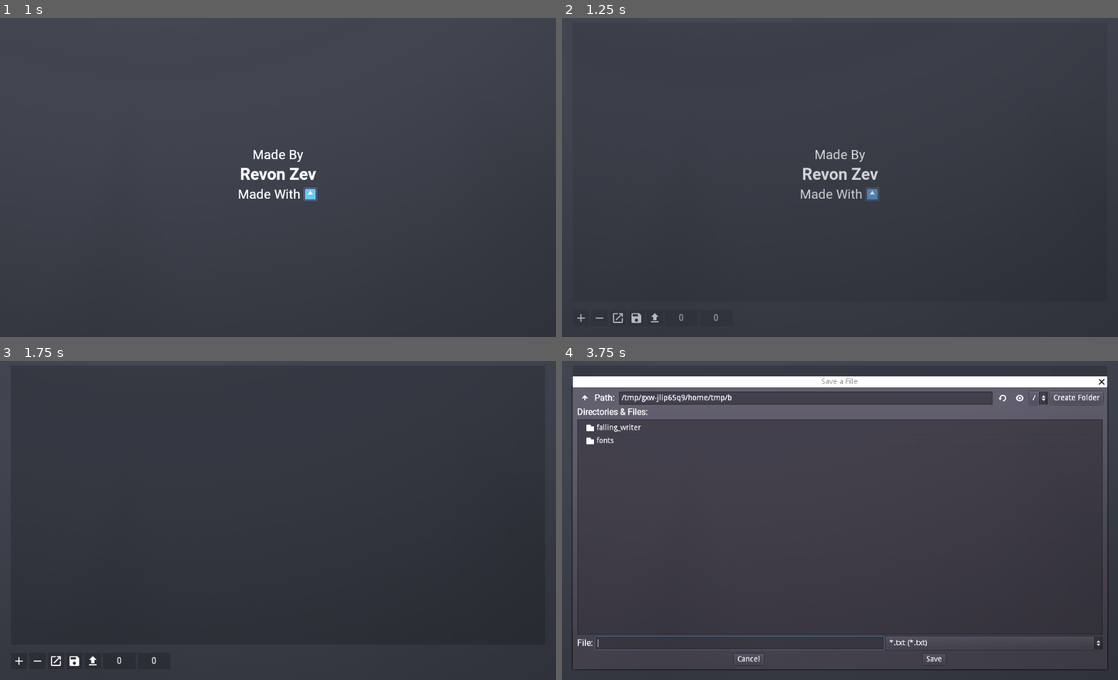
Above: before the commit, frames 1-4 (two rows, left to right).
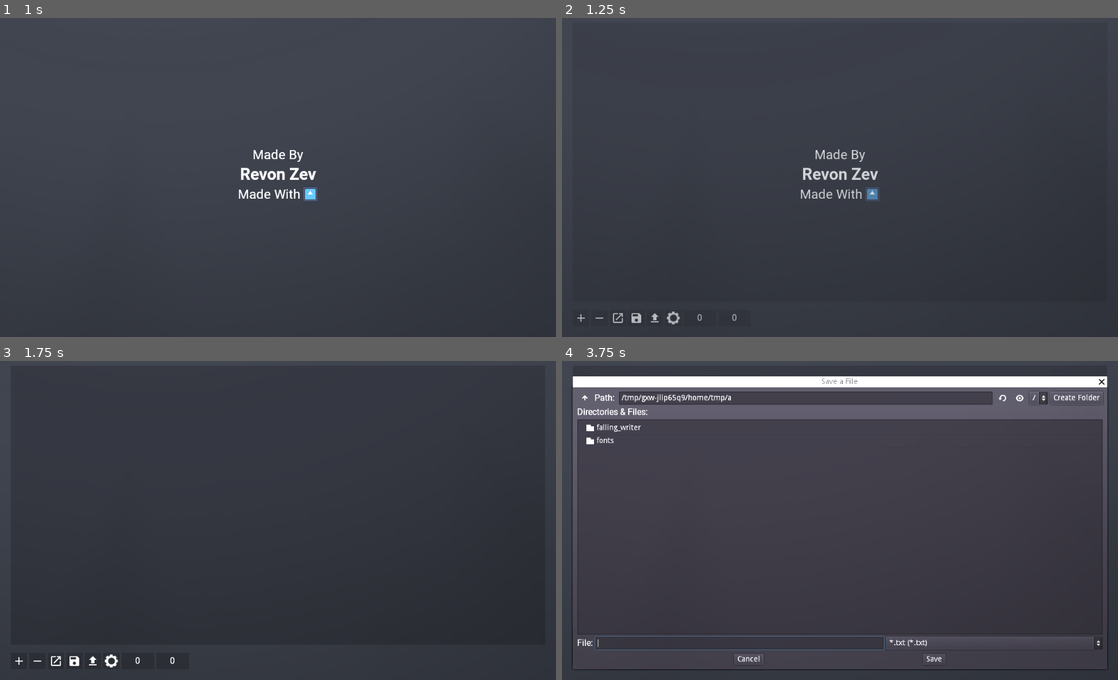
Above: after the commit, the same moments.

Repository: revonzev/falling-writer
Game: Godot game, scene res://falling_writer/windows/falling_writer.tscn
Same seed, same stepped clock (60 frames per second), same inputs: the game is played once before the commit and once after it. The engine's default icon, where the game draws it, is replaced by a stand-in: a white triangle on a blue panel in a dark square.
Inputs (mouse positions are in pixels of both pictures, inside the frame that each line leads up to):
- Up to frame 1 (1 s): click (278, 161) at 0.52 s; type "Alex" at 0.6 s
- Up to frame 2 (1.25 s): no input
- Up to frame 3 (1.75 s): tap Enter at 1.25 s; click (278, 504) at 1.42 s
- Up to frame 4 (3.75 s): tap Space at 2, 3.5 s; move the mouse to (578, 660) at 2.02 s; click (578, 660) at 2.17 s; tap Enter at 2.75 s; move the mouse to (600, 660) at 2.77 s; click (600, 660) at 2.92 s; move the mouse to (617, 660) at 3.52 s; click (617, 660) at 3.67 s

Frame 1 is identical in both runs. In frame 2, less than 0.1% of the frame differs, in the area x 18-32%, y 91-97%; in frame 3, 0.1%; in frame 4, less than 0.1%.

Commit message:
User settings menu

Diff:
--- /dev/null
+++ b/falling_writer/components/setting.tscn
@@ -0,0 +1,109 @@
+[gd_scene load_steps=4 format=2]
+
+[ext_resource path="res://fonts/Roboto-Regular.ttf" type="DynamicFontData" id=1]
+[ext_resource path="res://falling_writer/scripts/setting.gd" type="Script" id=2]
+
+[sub_resource type="DynamicFont" id=1]
+size = 20
+font_data = ExtResource( 1 )
+
+[node name="Setting" type="PanelContainer"]
+margin_top = 23.0
+margin_right = 984.0
+margin_bottom = 53.0
+script = ExtResource( 2 )
+
+[node name="MarginContainer" type="MarginContainer" parent="."]
+margin_left = 7.0
+margin_top = 7.0
+margin_right = 977.0
+margin_bottom = 37.0
+custom_constants/margin_left = 10
+
+[node name="HBoxContainer" type="HBoxContainer" parent="MarginContainer"]
+margin_left = 10.0
+margin_right = 970.0
+margin_bottom = 30.0
+rect_min_size = Vector2( 0, 30 )
+
+[node name="KeyLabel" type="Label" parent="MarginContainer/HBoxContainer"]
+unique_name_in_owner = true
+margin_top = 8.0
+margin_right = 478.0
+margin_bottom = 22.0
+size_flags_horizontal = 3
+text = "NULL"
+
+[node name="Value" type="HBoxContainer" parent="MarginContainer/HBoxContainer"]
+margin_left = 482.0
+margin_right = 960.0
+margin_bottom = 30.0
+size_flags_horizontal = 3
+size_flags_vertical = 3
+
+[node name="ValueLabel" type="Label" parent="MarginContainer/HBoxContainer/Value"]
+unique_name_in_owner = true
+visible = false
+margin_left = 242.0
+margin_top = 5.0
+margin_right = 480.0
+margin_bottom = 24.0
+size_flags_horizontal = 3
+size_flags_vertical = 6
+text = "NULL"
+
+[node name="TextEdit" type="TextEdit" parent="MarginContainer/HBoxContainer/Value"]
+unique_name_in_owner = true
+visible = false
+margin_right = 240.0
+margin_bottom = 40.0
+size_flags_horizontal = 3
+size_flags_vertical = 3
+
+[node name="NumOperator" type="HBoxContainer" parent="MarginContainer/HBoxContainer/Value"]
+visible = false
+margin_left = 210.0
+margin_right = 274.0
+margin_bottom = 40.0
+
+[node name="Increase" type="Button" parent="MarginContainer/HBoxContainer/Value/NumOperator"]
+margin_right = 30.0
+margin_bottom = 40.0
+rect_min_size = Vector2( 30, 30 )
+custom_fonts/font = SubResource( 1 )
+text = "+"
+
+[node name="Decrease" type="Button" parent="MarginContainer/HBoxContainer/Value/NumOperator"]
+margin_left = 34.0
+margin_right = 64.0
+margin_bottom = 40.0
+rect_min_size = Vector2( 30, 30 )
+custom_fonts/font = SubResource( 1 )
+text = "-"
+
+[node name="CheckButton" type="CheckButton" parent="MarginContainer/HBoxContainer/Value"]
+unique_name_in_owner = true
+visible = false
+margin_right = 444.0
+margin_bottom = 40.0
+size_flags_horizontal = 3
+size_flags_vertical = 3
+
+[node name="ColorPickerButton" type="ColorPickerButton" parent="MarginContainer/HBoxContainer/Value"]
+unique_name_in_owner = true
+visible = false
+margin_right = 485.0
+margin_bottom = 30.0
+size_flags_horizontal = 3
+size_flags_vertical = 3
+edit_alpha = false
+
+[node name="ResetButton" type="Button" parent="MarginContainer/HBoxContainer/Value"]
+unique_name_in_owner = true
+margin_right = 30.0
+margin_bottom = 30.0
+rect_min_size = Vector2( 30, 30 )
+custom_fonts/font = SubResource( 1 )
+text = "X"
+
+[connection signal="pressed" from="MarginContainer/HBoxContainer/Value/ResetButton" to="." method="_on_ResetButton_pressed"]
--- /dev/null
+++ b/falling_writer/components/settings_screen.tscn
@@ -0,0 +1,56 @@
+[gd_scene load_steps=3 format=2]
+
+[ext_resource path="res://falling_writer/themes/dark.tres" type="Theme" id=1]
+[ext_resource path="res://falling_writer/scripts/settings_screen.gd" type="Script" id=2]
+
+[node name="SettingsScreen" type="Popup"]
+anchor_right = 1.0
+anchor_bottom = 1.0
+theme = ExtResource( 1 )
+
+[node name="ScrollContainer" type="ScrollContainer" parent="."]
+anchor_right = 1.0
+anchor_bottom = 1.0
+
+[node name="Control" type="Control" parent="ScrollContainer"]
+margin_right = 1024.0
+margin_bottom = 600.0
+size_flags_horizontal = 3
+size_flags_vertical = 3
+
+[node name="Panel" type="Panel" parent="ScrollContainer/Control"]
+anchor_right = 1.0
+anchor_bottom = 1.0
+
+[node name="VBoxContainer" type="VBoxContainer" parent="ScrollContainer/Control"]
+anchor_right = 1.0
+anchor_bottom = 1.0
+margin_left = 10.0
+margin_top = 10.0
+margin_right = -20.0
+margin_bottom = -10.0
+
+[node name="VBoxContainer" type="VBoxContainer" parent="ScrollContainer/Control/VBoxContainer"]
+margin_right = 994.0
+margin_bottom = 19.0
+script = ExtResource( 2 )
+
+[node name="CenterContainer" type="CenterContainer" parent="ScrollContainer/Control/VBoxContainer/VBoxContainer"]
+margin_right = 994.0
+margin_bottom = 19.0
+
+[node name="Label" type="Label" parent="ScrollContainer/Control/VBoxContainer/VBoxContainer/CenterContainer"]
+margin_left = 459.0
+margin_right = 534.0
+margin_bottom = 19.0
+text = "SETTINGS"
+
+[node name="CloseButton" type="Button" parent="ScrollContainer/Control/VBoxContainer"]
+margin_top = 23.0
+margin_right = 994.0
+margin_bottom = 63.0
+rect_min_size = Vector2( 0, 40 )
+text = "Close"
+
+[connection signal="popup_hide" from="." to="ScrollContainer/Control/VBoxContainer/VBoxContainer" method="_on_SettingsScreen_popup_hide"]
+[connection signal="pressed" from="ScrollContainer/Control/VBoxContainer/CloseButton" to="ScrollContainer/Control/VBoxContainer/VBoxContainer" method="_on_CloseButton_pressed"]
--- /dev/null
+++ b/falling_writer/scripts/setting.gd
@@ -0,0 +1,79 @@
+extends PanelContainer
+
+enum _inputs {LABEL, STRING, INTEGER, DECIMAL, COLOR, BOOL}
+
+onready var _key_label: Label = get_node("%KeyLabel")
+onready var _text_edit: TextEdit = get_node("%TextEdit")
+onready var _color_picker: ColorPickerButton = get_node("%ColorPickerButton")
+onready var _check_btn: CheckButton = get_node("%CheckButton")
+onready var _value_label: Label = get_node("%ValueLabel")
+onready var _reset_btn: Button = get_node("%ResetButton")
+
+export(_inputs) var _input = _inputs.LABEL
+var _key := ""
+
+
+func set_setting(key, value):
+	set_key(key)
+	set_value(value)
+
+
+func set_key(key: String):
+	_key = key
+	_key_label.text = _key
+
+
+func set_value(value):
+	if _key in ["Settings version", "Software version"]:
+		_value_label.show()
+		_value_label.set_text(str(value))
+		_input = _inputs.LABEL
+		_reset_btn.hide()
+	elif value is String:
+		if value[0] != "#":
+			_text_edit.show()
+			_text_edit.set_text(str(value))
+			_input = _inputs.STRING
+		else:
+			_color_picker.show()
+			_color_picker.set_pick_color(Color(value))
+			_input = _inputs.COLOR
+	elif value is int:
+		_text_edit.show()
+		_text_edit.set_text(str(value))
+		_input = _inputs.INTEGER
+	elif value is float:
+		_text_edit.show()
+		_text_edit.set_text(str(value))
+		_input = _inputs.DECIMAL
+	elif value is bool:
+		_check_btn.show()
+		_check_btn.pressed = value
+		_input = _inputs.BOOL
+
+
+func get_value():
+	if _input == _inputs.STRING:
+		return _text_edit.get_text()
+	elif _input == _inputs.COLOR:
+		return "#" + Color(_color_picker.get_pick_color()).to_html(false)
+	elif _input == _inputs.INTEGER:
+		return int(_text_edit.get_text())
+	elif _input == _inputs.DECIMAL:
+		return float(_text_edit.get_text())
+	elif _input == _inputs.BOOL:
+		return bool(_check_btn.pressed)
+
+
+func _on_ResetButton_pressed():
+	var default = UserSettings.get_default()[_key]
+	if _input == _inputs.STRING:
+		_text_edit.set_text(str(default))
+	elif _input == _inputs.COLOR:
+		_color_picker.set_pick_color(Color(default))
+	elif _input == _inputs.INTEGER:
+		_text_edit.set_text(str(default))
+	elif _input == _inputs.DECIMAL:
+		_text_edit.set_text(str(default))
+	elif _input == _inputs.BOOL:
+		_check_btn.pressed = default
--- /dev/null
+++ b/falling_writer/scripts/settings_screen.gd
@@ -0,0 +1,24 @@
+extends VBoxContainer
+
+var setting_scn := preload("res://falling_writer/components/setting.tscn")
+var items := {}
+
+
+func _ready():
+	var settings := UserSettings.get_settings()
+	for setting in settings:
+		items[setting] = setting_scn.instance()
+		add_child(items[setting])
+		items[setting].set_setting(setting, settings[setting])
+
+
+func _on_SettingsScreen_popup_hide():
+	for item in items:
+		if not item in ["Settings version", "Software version"]:
+			UserSettings.set_setting(item, items[item].get_value())
+	print(UserSettings.get_settings())
+	UserSettings.write_settings()
+
+
+func _on_CloseButton_pressed():
+	owner.hide()
--- a/falling_writer/scripts/text_edit_settings.gd
+++ b/falling_writer/scripts/text_edit_settings.gd
@@ -1,14 +1,15 @@
 extends ColorRect
 
-enum Type {INCREASE, DECREASE, NEW, SAVE, LOAD}
+enum Type {INCREASE, DECREASE, NEW, SAVE, LOAD, SETTINGS}
 export(Type) var type
 export(int) var font_size = 16
 export(NodePath) onready var sync_node_font_size
 export(Texture) var icon_img_path
 var file_path := ""
 
-onready var text_edit = get_node("../../TextEdit")
-onready var file_dialog = get_node("%FileDialog")
+onready var text_edit: TextEdit = get_node("../../TextEdit")
+onready var file_dialog: FileDialog = get_node("%FileDialog")
+onready var settings_screen: Popup = get_node("%SettingsScreen")
 
 
 func _ready() -> void:
@@ -25,6 +26,8 @@
 			hint_tooltip = "Save File (CTRL+S)"
 		Type.LOAD:
 			hint_tooltip = "Load File (CTRL+O)"
+		Type.SETTINGS:
+			hint_tooltip = "Open Settings Menu (ESC)"
 
 
 func _on_TextEditFontResize_gui_input(event: InputEvent) -> void:
@@ -46,10 +49,12 @@
 			Type.LOAD:
 				file_dialog.mode = FileDialog.MODE_OPEN_FILE
 				file_dialog.popup()
+			Type.SETTINGS:
+				settings_screen.popup()
 		sprite_pressed_effect()
 
 
-func _input(event):
+func _unhandled_input(event):
 	if event.is_action_pressed("save_file") and type == Type.SAVE:
 		sprite_pressed_effect()
 		new_or_save_file()
@@ -69,6 +74,11 @@
 		sprite_pressed_effect()
 		font_size += 4
 		_resize_font()
+	elif event.is_action_pressed("open_settings") and type == Type.SETTINGS:
+		if settings_screen.visible:
+			settings_screen.hide()
+		else:
+			settings_screen.popup()
 
 
 func sprite_pressed_effect() -> void:
--- a/falling_writer/scripts/user_settings.gd
+++ b/falling_writer/scripts/user_settings.gd
@@ -1,7 +1,6 @@
 extends Node
 
 const FILE_PATH = "./user_settings.json"
-const OLD_FILE_PATH = "./user_settings.json.old"
 
 var user_settings: Dictionary = get_default() setget set_settings, get_settings
 
@@ -11,30 +10,26 @@
 
 	if settings_file_exsist():
 		loaded_settings = load_settings()
-	else:
-		write_settings()
 
 	# Old to new user settings
-	if user_settings["settings_version"] != loaded_settings["settings_version"]:
-		write_settings(OLD_FILE_PATH, loaded_settings)
+	if user_settings["Settings version"] != loaded_settings["Settings version"]:
+		write_settings(FILE_PATH + ".old", loaded_settings)
 
-		for key in ["settings_version", "software_version"]:
-			var _err = loaded_settings.erase(key)
-
-		loaded_settings.merge(user_settings)
+		loaded_settings["Settings version"] = user_settings["Settings version"]
 
 		for key in loaded_settings:
 			if not key in user_settings.keys():
 				var _err = loaded_settings.erase(key)
 
-		user_settings = loaded_settings
-		write_settings()
+	loaded_settings["Software version"] = user_settings["Software version"]
+	user_settings = loaded_settings
+	write_settings()
 
 
 func get_default() -> Dictionary:
 	return {
-		"settings_version": 0,
-		"software_version": "1.0.0",
+		"Settings version": 0,
+		"Software version": "1.0.0",
 	}
 
 
--- a/falling_writer/themes/dark.tres
+++ b/falling_writer/themes/dark.tres
@@ -6,11 +6,10 @@
 font_data = ExtResource( 1 )
 
 [sub_resource type="StyleBoxFlat" id=7]
-bg_color = Color( 0.137255, 0.145098, 0.168627, 1 )
-corner_radius_top_left = 10
-corner_radius_top_right = 10
-corner_radius_bottom_right = 10
-corner_radius_bottom_left = 10
+bg_color = Color( 0.164706, 0.176471, 0.203922, 1 )
+
+[sub_resource type="StyleBoxFlat" id=13]
+bg_color = Color( 0.193371, 0.206844, 0.238281, 1 )
 
 [sub_resource type="StyleBoxFlat" id=11]
 bg_color = Color( 0.137255, 0.145098, 0.168627, 1 )
@@ -45,6 +44,7 @@
 Label/colors/font_color = Color( 0.980392, 0.976471, 0.976471, 1 )
 Label/fonts/font = SubResource( 1 )
 Panel/styles/panel = SubResource( 7 )
+PanelContainer/styles/panel = SubResource( 13 )
 ProgressBar/styles/bg = SubResource( 11 )
 ProgressBar/styles/fg = SubResource( 12 )
 TextEdit/fonts/font = SubResource( 9 )
--- a/falling_writer/windows/falling_writer.tscn
+++ b/falling_writer/windows/falling_writer.tscn
@@ -17,6 +17,8 @@
 [ext_resource path="res://falling_writer/components/splash_screen.tscn" type="PackedScene" id=15]
 [ext_resource path="res://falling_writer/assets/save.svg" type="Texture" id=16]
 [ext_resource path="res://falling_writer/themes/dark.tres" type="Theme" id=17]
+[ext_resource path="res://falling_writer/assets/cog.png" type="Texture" id=18]
+[ext_resource path="res://falling_writer/components/settings_screen.tscn" type="PackedScene" id=19]
 
 [sub_resource type="RectangleShape2D" id=1]
 extents = Vector2( 512, 10 )
@@ -102,9 +104,15 @@
 type = 4
 icon_img_path = ExtResource( 1 )
 
+[node name="Settings" parent="VBoxContainer/MarginContainer/VBoxContainer/HBoxContainer" instance=ExtResource( 13 )]
+margin_left = 170.0
+margin_right = 200.0
+type = 5
+icon_img_path = ExtResource( 18 )
+
 [node name="WordCount" type="ColorRect" parent="VBoxContainer/MarginContainer/VBoxContainer/HBoxContainer"]
-margin_left = 170.0
-margin_right = 230.0
+margin_left = 204.0
+margin_right = 264.0
 margin_bottom = 30.0
 rect_min_size = Vector2( 60, 0 )
 hint_tooltip = "Word Count"
@@ -122,8 +130,8 @@
 }
 
 [node name="CharCount" type="ColorRect" parent="VBoxContainer/MarginContainer/VBoxContainer/HBoxContainer"]
-margin_left = 234.0
-margin_right = 294.0
+margin_left = 268.0
+margin_right = 328.0
 margin_bottom = 30.0
 rect_min_size = Vector2( 60, 0 )
 hint_tooltip = "Word Count"
@@ -152,6 +160,9 @@
 texture = ExtResource( 7 )
 shadow_enabled = true
 
+[node name="SettingsScreen" parent="." instance=ExtResource( 19 )]
+unique_name_in_owner = true
+
 [node name="FileDialog" type="FileDialog" parent="."]
 unique_name_in_owner = true
 margin_left = 20.0
--- a/project.godot
+++ b/project.godot
@@ -56,6 +56,11 @@
 "events": [ Object(InputEventKey,"resource_local_to_scene":false,"resource_name":"","device":0,"alt":false,"shift":false,"control":true,"meta":false,"command":true,"pressed":false,"scancode":45,"physical_scancode":0,"unicode":0,"echo":false,"script":null)
  ]
 }
+open_settings={
+"deadzone": 0.5,
+"events": [ Object(InputEventKey,"resource_local_to_scene":false,"resource_name":"","device":0,"alt":false,"shift":false,"control":false,"meta":false,"command":false,"pressed":false,"scancode":16777217,"physical_scancode":0,"unicode":0,"echo":false,"script":null)
+ ]
+}
 
 [physics]
 
Binary file added: falling_writer/assets/cog.png
Not shown, added: falling_writer/assets/cog.png.import
Not shown: 1 places in falling_writer/themes/dark.tres that only renumber resources
Not shown: 1 places in falling_writer/windows/falling_writer.tscn that only renumber resources
